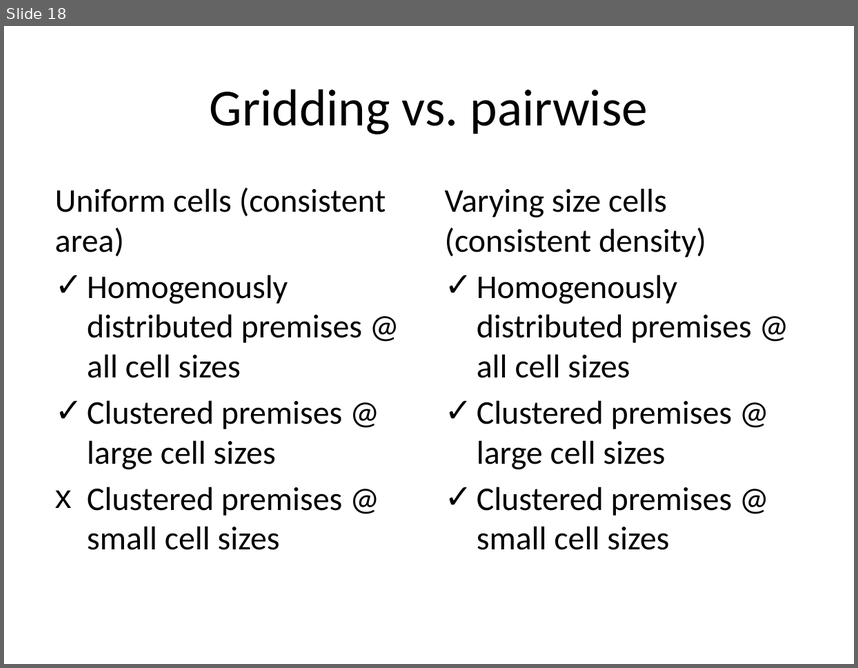
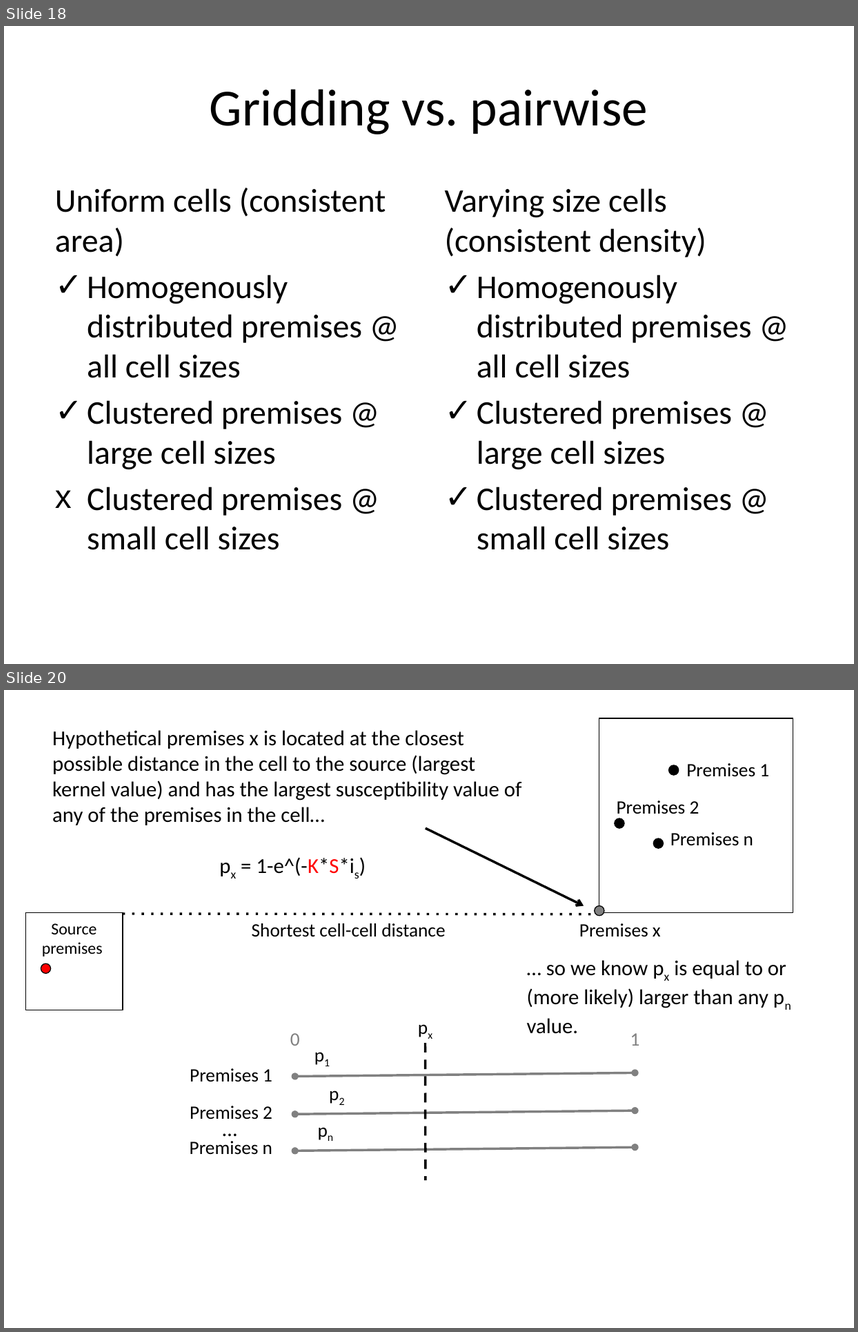
Before and after one commit to webblabb/usdosr, a slide deck: Schematics.pptx. Shown one above the other, each under a label of ours: slide 18 before the commit, slides 18 and 20 after it; the slides between them are not shown. The pictures are 858x668 and 858x1332 pixels, drawn with LibreOffice and Linux fonts; fonts in the diff are those of the drawing. Boxes give left, top, right and bottom in pixels: in the first picture for what was removed or moved away, otherwise in the second. Text is boxed around its words. In the diff, an @@ line names an element or a change of style, - is before the commit and + after.

```diff
--- a/Schematics.pptx
+++ b/Schematics.pptx
@@ slide 20 added at (4,690,854,1328), background #FFFFFF @@
@@ text added at (52,730,522,876), 18 pt, text #000000 @@
+Hypothetical premises x is located at the closest possible distance in the cell to the source (largest kernel value) and has the largest susceptibility value of any of the premises in the cell…
+px = 1-e^(-K*S*is)
@@ rectangle added at (599,718,793,912), outline #000000 0.75 pt @@
@@ ellipse added at (668,765,679,775), fill #000000, outline #000000 0.75 pt @@
@@ text added at (686,763,769,777), 16 pt, text #000000 @@
+Premises 1
@@ text added at (617,800,700,818), 16 pt, text #000000 @@
+Premises 2
@@ arrow added from (426, 828) to (584, 906), #000000 2 pt @@
@@ ellipse added at (615,818,624,829), fill #000000, outline #000000 0.75 pt @@
@@ text added at (671,832,753,846), 16 pt, text #000000 @@
+Premises n
@@ ellipse added at (653,839,664,849), fill #000000, outline #000000 0.75 pt @@
@@ rectangle added at (25,913,122,1009), outline #000000 0.75 pt @@
@@ line added from (123, 914) to (595, 914), #000000 2 pt dashed @@
@@ ellipse added at (595,906,605,916), fill #808080, outline #000000 0.75 pt @@
@@ text added at (42,923,103,956), 14 pt, text #000000 @@
+Source premises
@@ text added at (252,923,445,937), 16 pt, text #000000 @@
+Shortest cell-cell distance
@@ text added at (579,923,661,937), 16 pt, text #000000 @@
+Premises x
@@ ellipse added at (41,964,51,974), fill #FF0000, outline #000000 0.75 pt @@
@@ text added at (527,960,786,1034), 18 pt, text #000000 @@
+… so we know px is equal to or (more likely) larger than any pn value.
@@ text added at (397,1012,454,1043), 16 pt, text #000000 @@
+px
@@ text added at (290,1033,300,1045), 16 pt, text #808080 @@
+0
@@ text added at (304,1038,338,1070), 16 pt, text #000000 @@
+p1
@@ text added at (631,1033,640,1045), 16 pt, text #808080 @@
+1
@@ line added from (426, 1043) to (426, 1180), #000000 2 pt dashed @@
@@ text added at (190,1068,272,1082), 16 pt, text #000000 @@
+Premises 1
@@ double arrow added from (294, 1076) to (635, 1072), #808080 2 pt @@
@@ text added at (319,1078,352,1109), 16 pt, text #000000 @@
+p2
@@ text added at (190,1105,272,1119), 16 pt, text #000000 @@
+Premises 2
@@ text added at (214,1111,252,1145), 18 pt, text #000000 @@
+…
@@ double arrow added from (294, 1114) to (635, 1110), #808080 2 pt @@
@@ text added at (308,1114,341,1145), 16 pt, text #000000 @@
+pn
@@ text added at (190,1141,272,1154), 16 pt, text #000000 @@
+Premises n
@@ double arrow added from (294, 1151) to (635, 1147), #808080 2 pt @@
```
Also in this commit, not shown: 4 slides changed, 6 other slides added, 11 other files.
